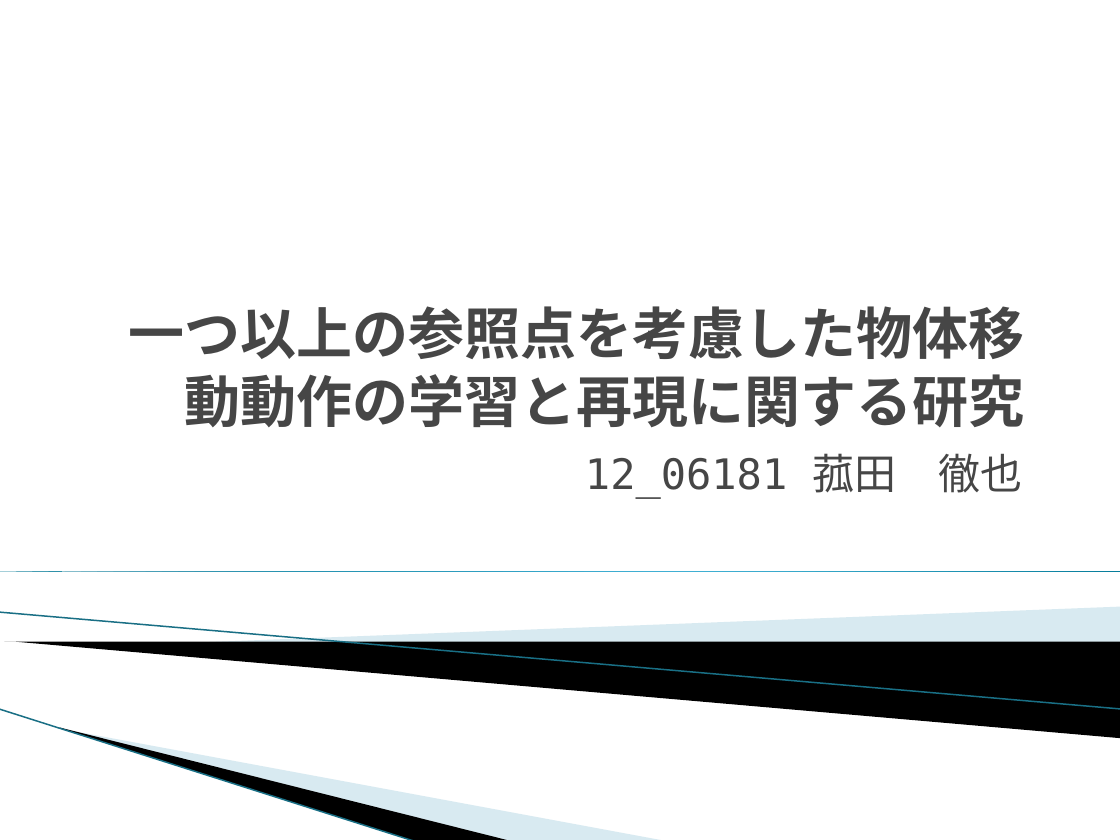
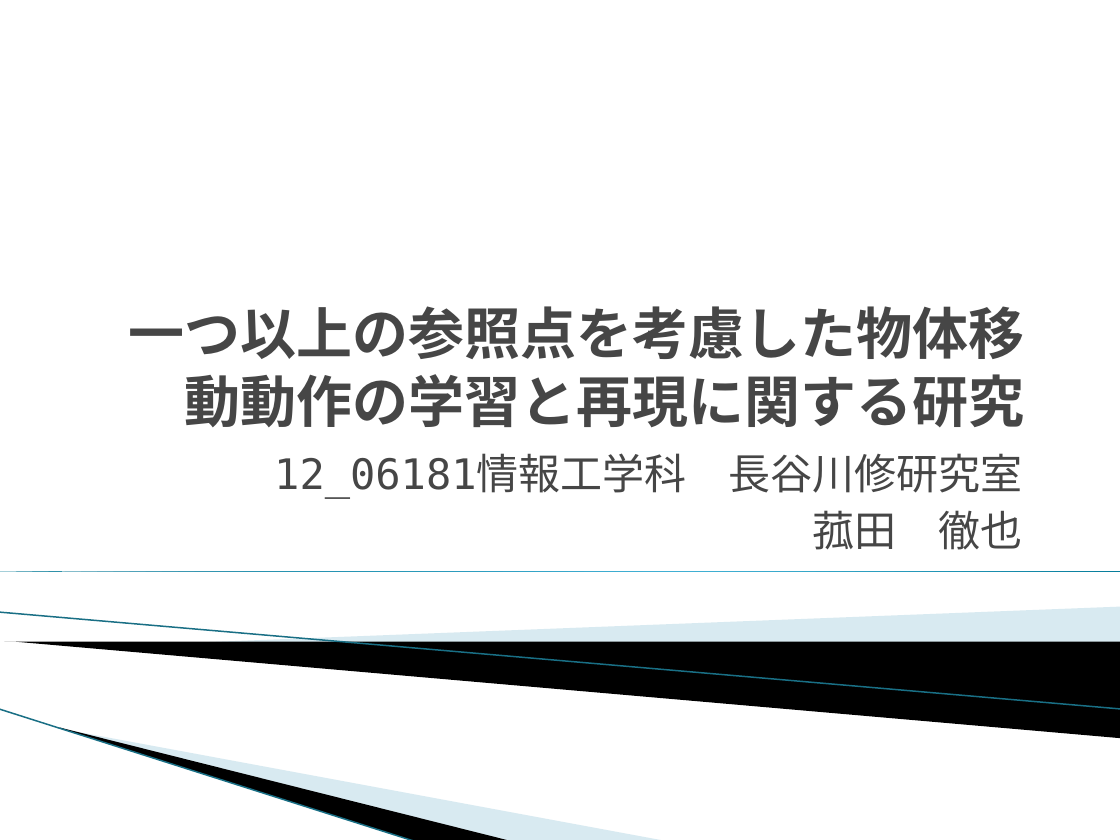
Before and after one commit to TetsuyaKomota/GitforEclipseTest, a slide deck: slide 1 of IntentionLearning/memo/presentation/卒論発表会スライド _2.pptx. Drawn at 1120x840 pixels with LibreOffice and Linux fonts; fonts in the diff are those of the drawing; background and template pictures are left out. Boxes give left, top, right and bottom in pixels: in the first picture for what was removed or moved away, otherwise in the second. Text is boxed around its words. In the diff, an @@ line names an element or a change of style, - is before the commit and + after.

```diff
--- a/IntentionLearning/memo/presentation/卒論発表会スライド _2.pptx
+++ b/IntentionLearning/memo/presentation/卒論発表会スライド _2.pptx
@@ subtitle at bbox=[274, 453, 1023, 550]: text changed @@
-12_06181 菰田 徹也
+12_06181情報工学科 長谷川修研究室
+菰田 徹也
```
Also in this commit, not shown: 3 other slides changed.
